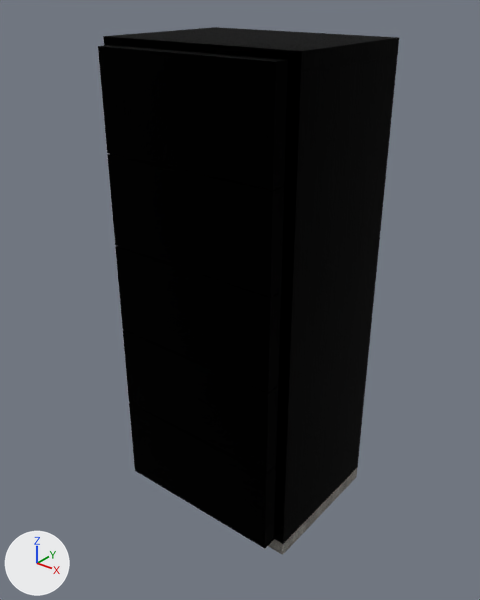
The glTF model public/assets/models/bedsides/bedside_jazz2/bedside.gltf, before and after one commit.
The view is the same before and after, from a 50 mm camera at (0.922, -1.166, 1.278) aimed at (0.003, -0.017, 0.566). Arrows for +X, +Y and +Z are at lower left; the lights stay in place. Vertices at the same position are counted once.

Names of what the first picture shows: 'TS_Modo_6 sect Drawer'.
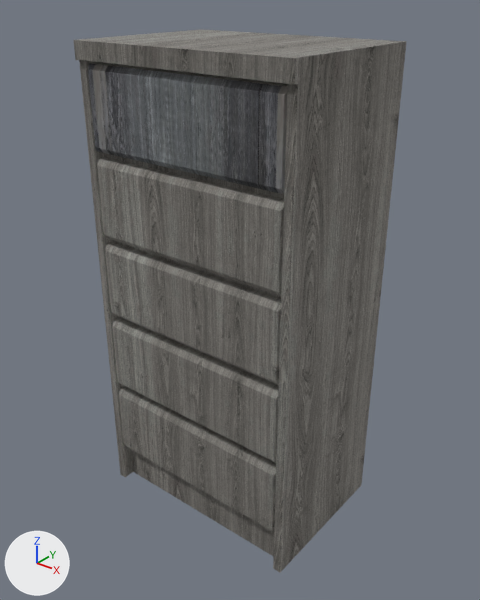
The change, as a list of edits to the scene's bpy script:
```text
Add mat_10___default_001:
    mat_10___default_001 = bpy.data.materials.new('10 - Default.001')
    # uses the picture img_images
    # uses the picture img_images_normalmap
Add mat_09___default_001:
    mat_09___default_001 = bpy.data.materials.new('09 - Default.001')
    # uses the picture img_gray_wood_texture_1259_191
    # uses the picture img_normalmap_gray_wood_texture_1259_191
Change me_меш_001:
    used by ob_ts_modo_6_sect_drawer; location = (0.307, 0.143, -0.227); rotation_euler = (3.142, 0.0, 0.0), in degrees (180, 0, 0); scale = (-0.0087, -0.0092, -0.0119)
    remove me_меш_001.from_pydata(...)  # 885 vertices, 1738 faces; spans x 6.2..64.3, y -37.3..6.3, z 19.1..117.0
    remove me_меш_001.materials.append(mat_01___default_001)
    remove me_меш_001.materials.append(mat_02___default_001)
    add me_меш_001.from_pydata(...)  # 128 vertices, 252 faces; spans x -43.0..43.0, y -22.0..18.0, z 0.0..95.0
    me_меш_001 part 1: 7 loose pieces with 877 vertices, spanning x 6.2..64.3, y -37.3..6.3, z 22.1..117.0, are deleted
    me_меш_001 part 2
    8 vertices are removed from x 6.2..64.2, y -33.1..6.2, z 19.1..22.1
    12 faces are deleted
    50 vertices are added at x -43.0..43.0, y -22.0..18.0, z 0.0..95.0
    38 new vertices lie (0.0, 3.0, 0.0) away from vertices in x -43.0..43.0, y -21.0, z 0.0..91.9
    20 new vertices lie (0.0, -2.0, 0.0) away from vertices in x -40.0..39.8, y -18.0, z 8.5..91.2
    5 new vertices lie (-78.8, -1.0, -0.8) away from vertices in x 39.8, y -20.0, z 23.9..91.0
    5 new vertices lie (1.0, -1.0, 1.0) away from vertices in x -40.0, y -20.0, z 8.7..75.8
    10 new vertices lie (77.8, 0.0, -0.2) away from vertices in x -39.0, y -21.0, z 9.7..90.2
    242 new faces join them, mat_10___default_001
    10 new faces join them, mat_09___default_001
    add me_меш_001.materials.append(mat_10___default_001)
    add me_меш_001.materials.append(mat_09___default_001)
Change ob_ts_modo_6_sect_drawer:
    ob_ts_modo_6_sect_drawer.rotation_euler: (3.142, 0.0, 0.0) -> (0.0, 0.0, 0.0)  # degrees (180, 0, 0) -> degrees (0, 0, 0)
    ob_ts_modo_6_sect_drawer.location: (0.307, 0.143, -0.227) -> (0.0, 0.0, 0.0)
    ob_ts_modo_6_sect_drawer.scale: (-0.0087, -0.0092, -0.0119) -> (0.00651, 0.01, 0.0122)
```

Where the change shows, as pixel boxes [x1, y1, x2, y2] in the pictures (480 x 600 px):
'TS_Modo_6 sect Drawer', reshaped, moved, rescaled, turned
    before: [98, 27, 399, 555]
    after: [73, 29, 407, 572]
part 1 of me_меш_001, deleted (black)
    before: [98, 27, 399, 548]
part 2 of me_меш_001, built on
    before: [268, 468, 357, 555]
    after: [73, 29, 407, 572]
